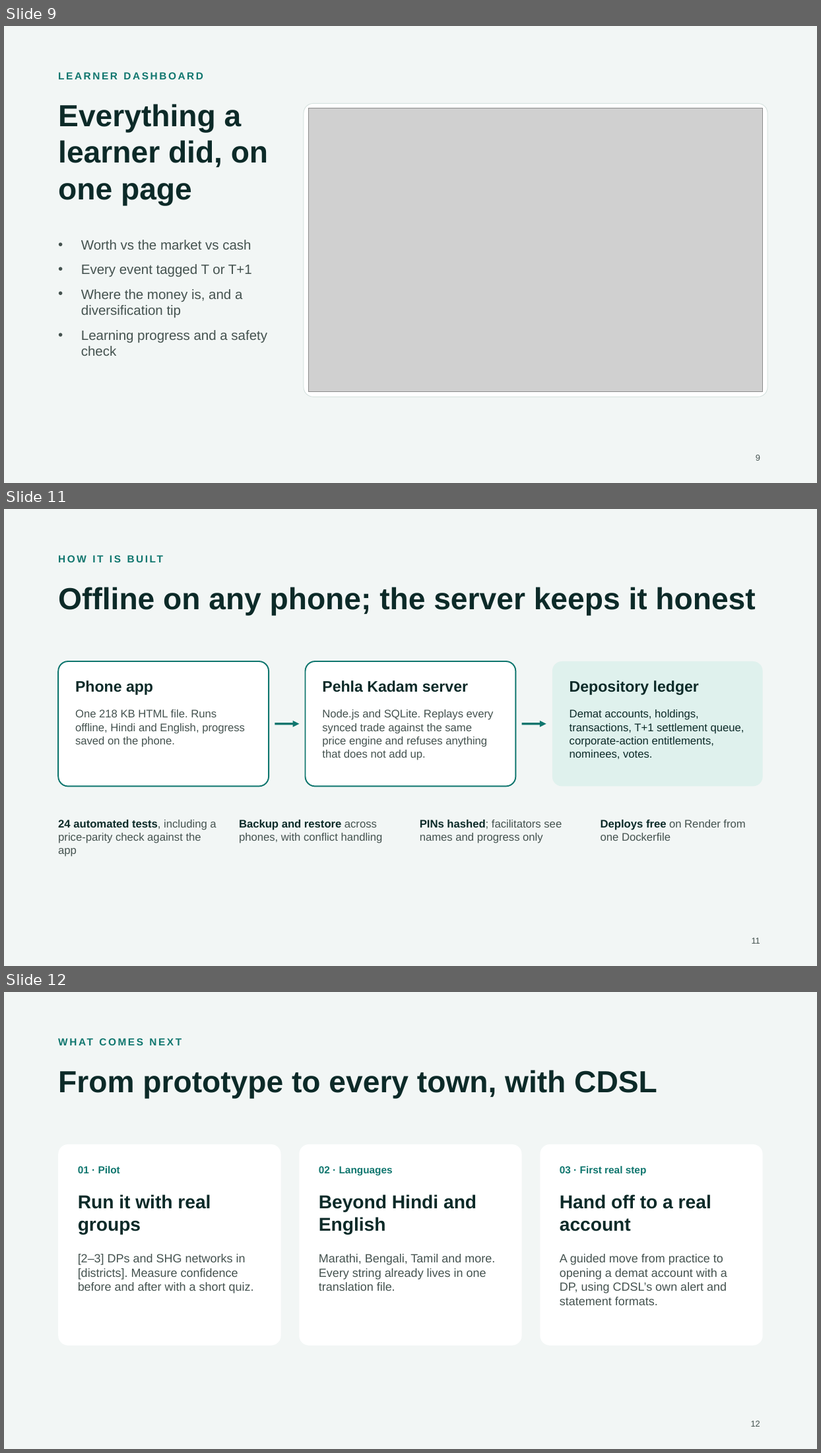
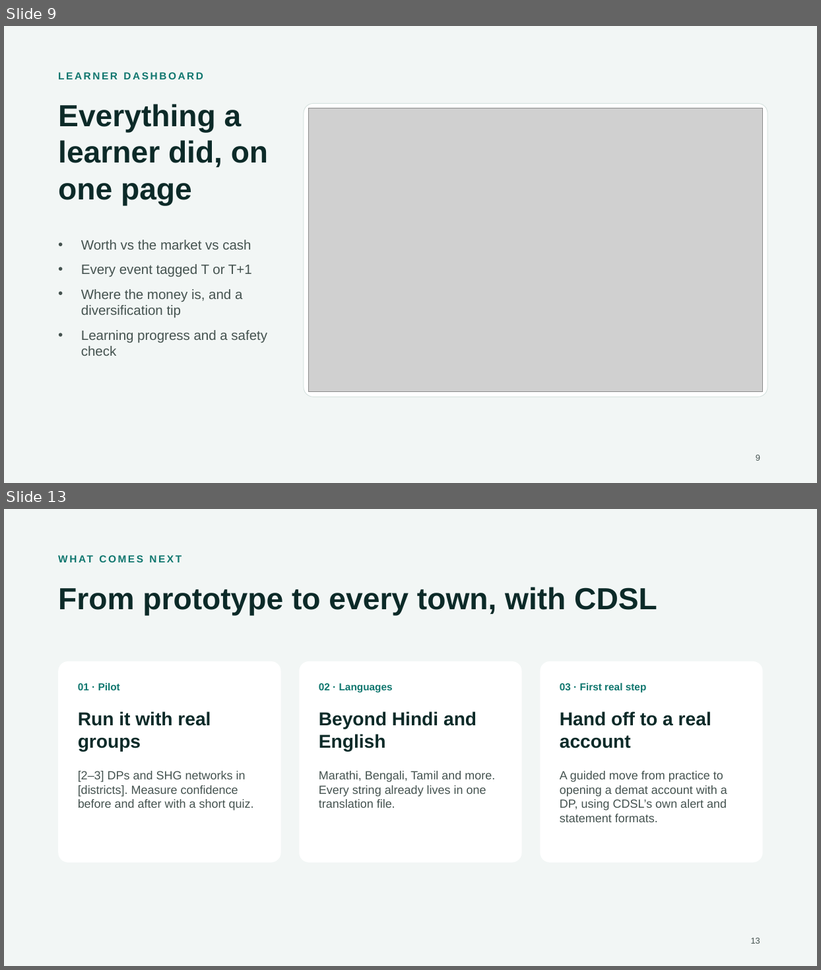
Before and after one commit to TushKum/cdsl, a slide deck: pitch/Pehla Kadam - pitch.pptx. Shown one above the other, each under a label of ours: slides 9, 11 and 12 before the commit, slides 9 and 13 after it; the slides between them are not shown. The pictures are 821x1453 and 821x970 pixels, drawn with LibreOffice and Linux fonts; fonts in the diff are those of the drawing; grey boxes stand for pictures. Boxes give left, top, right and bottom in pixels: in the first picture for what was removed or moved away, otherwise in the second. Text is boxed around its words. In the diff, an @@ line names an element or a change of style, - is before the commit and + after.

```diff
--- a/pitch/Pehla Kadam - pitch.pptx
+++ b/pitch/Pehla Kadam - pitch.pptx
@@ slide 11 removed at [4,509,817,966], background #F2F6F5 @@
@@ text removed at [58,553,763,576] @@
-HOW IT IS BUILT
@@ title removed at [58,587,755,616] @@
-Offline on any phone; the server keeps it honest
@@ rounded rectangle removed at [58,661,269,787] @@
@@ rounded rectangle removed at [306,661,516,787] @@
@@ rounded rectangle removed at [552,661,763,787] @@
@@ text removed at [75,681,153,695] @@
-Phone app
@@ text removed at [322,681,468,692] @@
-Pehla Kadam server
@@ text removed at [570,681,699,695] @@
-Depository ledger
@@ text removed at [75,710,245,747] @@
-One 218 KB HTML file. Runs offline, Hindi and English, progress saved on the phone.
@@ arrow removed from (275, 723) to (299, 723) @@
@@ text removed at [322,710,494,760] @@
-Node.js and SQLite. Replays every synced trade against the same price engine and refuses anything that does not add up.
@@ arrow removed from (522, 723) to (547, 723) @@
@@ text removed at [570,710,745,759] @@
-Demat accounts, holdings, transactions, T+1 settlement queue, corporate-action entitlements, nominees, votes.
@@ text removed at [58,820,216,857] @@
-24 automated tests, including a price-parity check against the app
@@ text removed at [239,820,383,844] @@
-Backup and restore across phones, with conflict handling
@@ text removed at [420,820,562,844] @@
-PINs hashed; facilitators see names and progress only
@@ text removed at [601,820,745,841] @@
-Deploys free on Render from one Dockerfile
@@ page number removed at [752,938,760,944] @@
-11
@@ what was slide 12 is now slide 13 @@
@@ page number at [751,938,760,944]: text changed @@
-12
+13
```
Also in this commit, not shown: 1 slide changed, 2 slides added, 1 other file.
